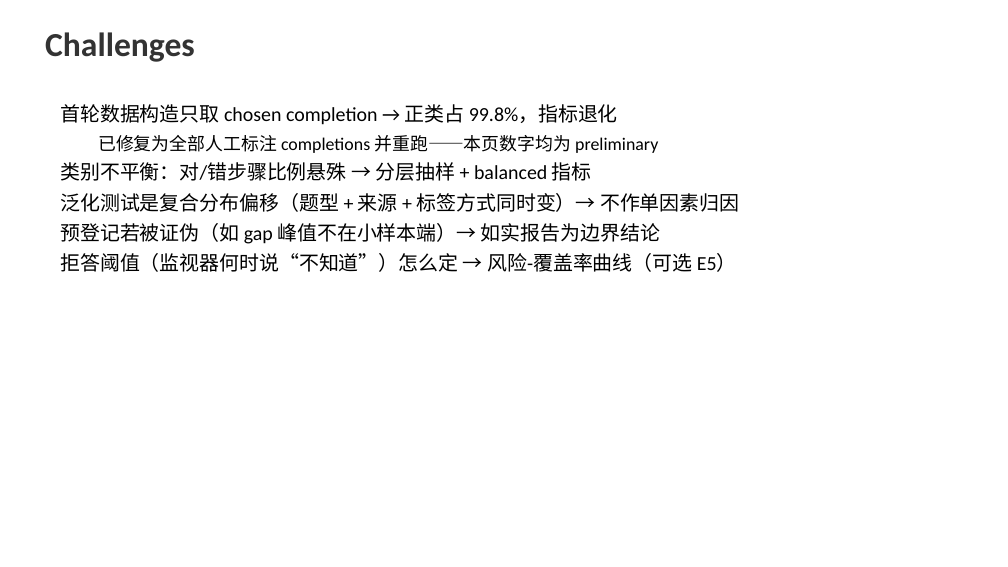
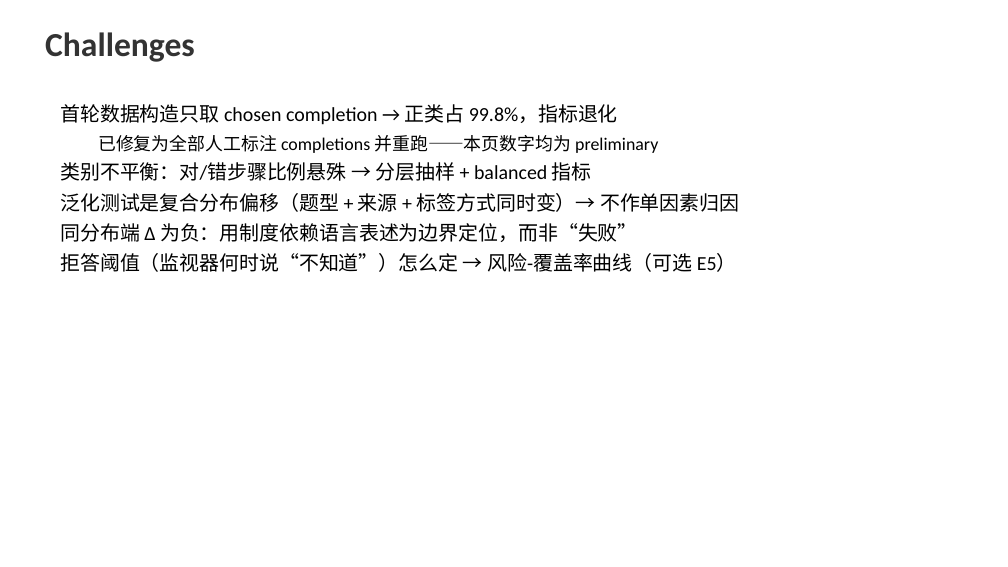
Before and after one commit to FauReam/text-monitor-436, a slide deck: slide 5 of slides/midterm.pptx. Drawn at 1008x567 pixels with LibreOffice and Linux fonts; fonts in the diff are those of the drawing. Boxes give left, top, right and bottom in pixels: in the first picture for what was removed or moved away, otherwise in the second. Text is boxed around its words. In the diff, an @@ line names an element or a change of style, - is before the commit and + after.

Commit message:
按得分点口径精简：移除全部预登记内容（非得分点）；one-pager 更新为 v2 最终结果（三轴完成：同分布 Δ 负、迁移 +0.020、扰动 ≤0.007）

```diff
--- a/slides/midterm.pptx
+++ b/slides/midterm.pptx
@@ text at (x1=60, y1=223, x2=638, y2=242): text changed @@
-预登记若被证伪（如 gap 峰值不在小样本端）→ 如实报告为边界结论
+同分布端 Δ 为负：用制度依赖语言表述为边界定位，而非“失败”
```
Also in this commit, not shown: 1 other slide changed, 6 other files.
